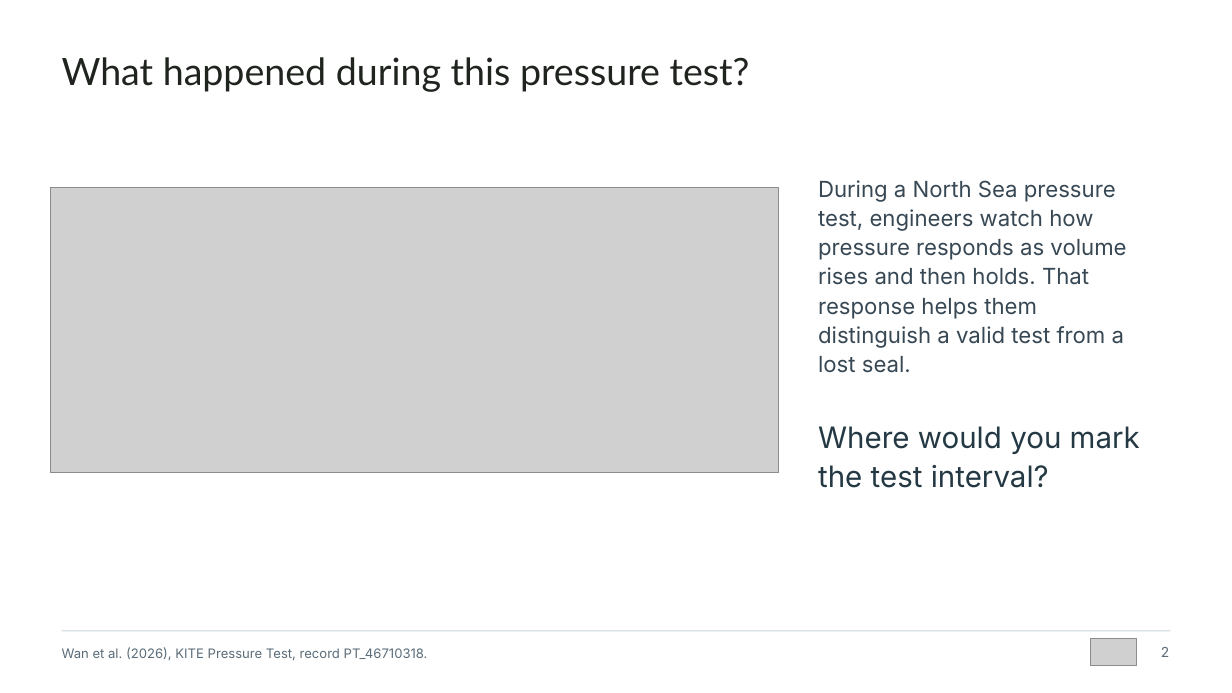
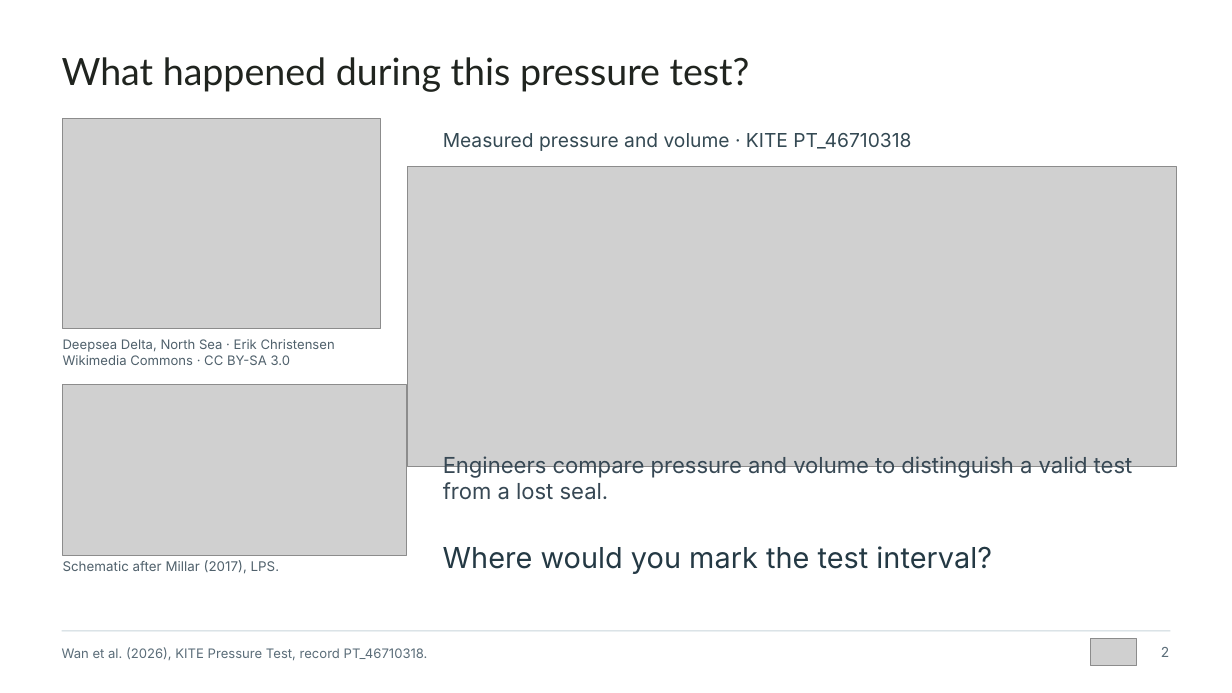
Before and after one commit to cw-wan/elegant-academic-slides-skill, a slide deck: slide 2 of examples/v0.2.0/slb-webinar-2026-11-25/SLB-Webinar-261125.pptx. Drawn at 1232x693 pixels with LibreOffice and Linux fonts; fonts in the diff are those of the drawing; grey boxes stand for pictures. Boxes give left, top, right and bottom in pixels: in the first picture for what was removed or moved away, otherwise in the second. Text is boxed around its words. In the diff, an @@ line names an element or a change of style, - is before the commit and + after.

```diff
--- a/examples/v0.2.0/slb-webinar-2026-11-25/SLB-Webinar-261125.pptx
+++ b/examples/v0.2.0/slb-webinar-2026-11-25/SLB-Webinar-261125.pptx
@@ picture added at [63,118,381,328] @@
@@ text added at [443,133,911,151], 15 pt, text #344953 @@
+Measured pressure and volume · KITE PT_46710318
@@ picture: place and size @@
-picture at [50,188,779,472]
+picture at [408,166,1177,467]
@@ text added at [63,339,335,365], 10.2 pt, text #50616C @@
+Deepsea Delta, North Sea · Erik Christensen
+Wikimedia Commons · CC BY-SA 3.0
@@ picture added at [63,384,407,555] @@
@@ text at [443,456,1133,500]: text changed; size 17.3 to 17.2 pt @@
-During a North Sea pressure test, engineers watch how pressure responds as volume rises and then holds. That response helps them distinguish a valid test from a lost seal.
+Engineers compare pressure and volume to distinguish a valid test from a lost seal.
@@ text added at [63,560,280,574], 10.4 pt, text #50616C @@
+Schematic after Millar (2017), LPS.
@@ text "Where would you mark the ...": place and size @@
-text "Where would you mark the ..." at [818,426,1140,488]
+text "Where would you mark the ..." at [443,546,992,574]
@@ text "Where would you mark the ..." at [443,546,992,574]: size 23 to 22.5 pt; line spacing 1.1 to 1 @@
```
Also in this commit, not shown: 18 other slides changed, 2 slides added, 14 other files.
